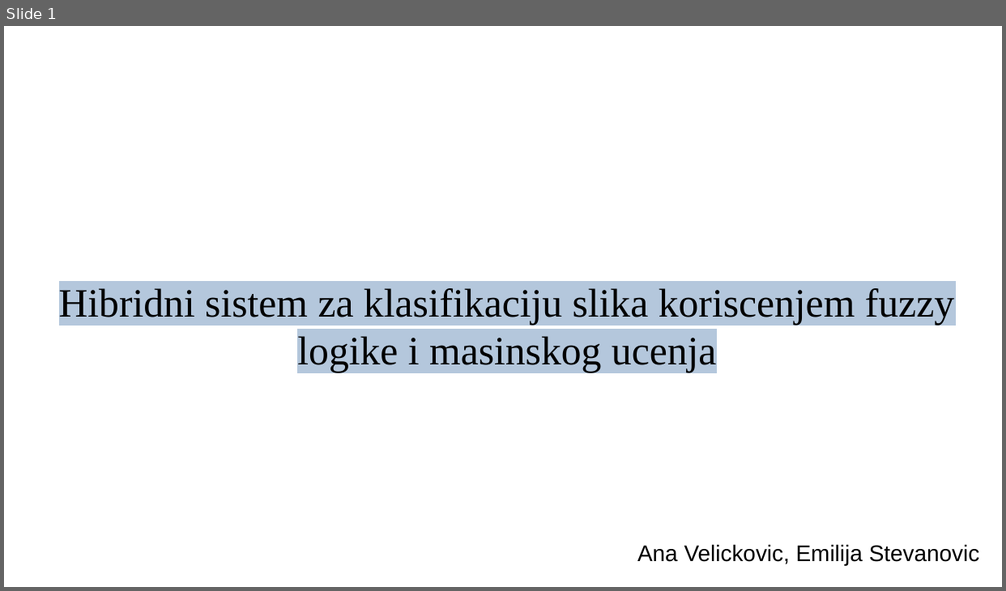
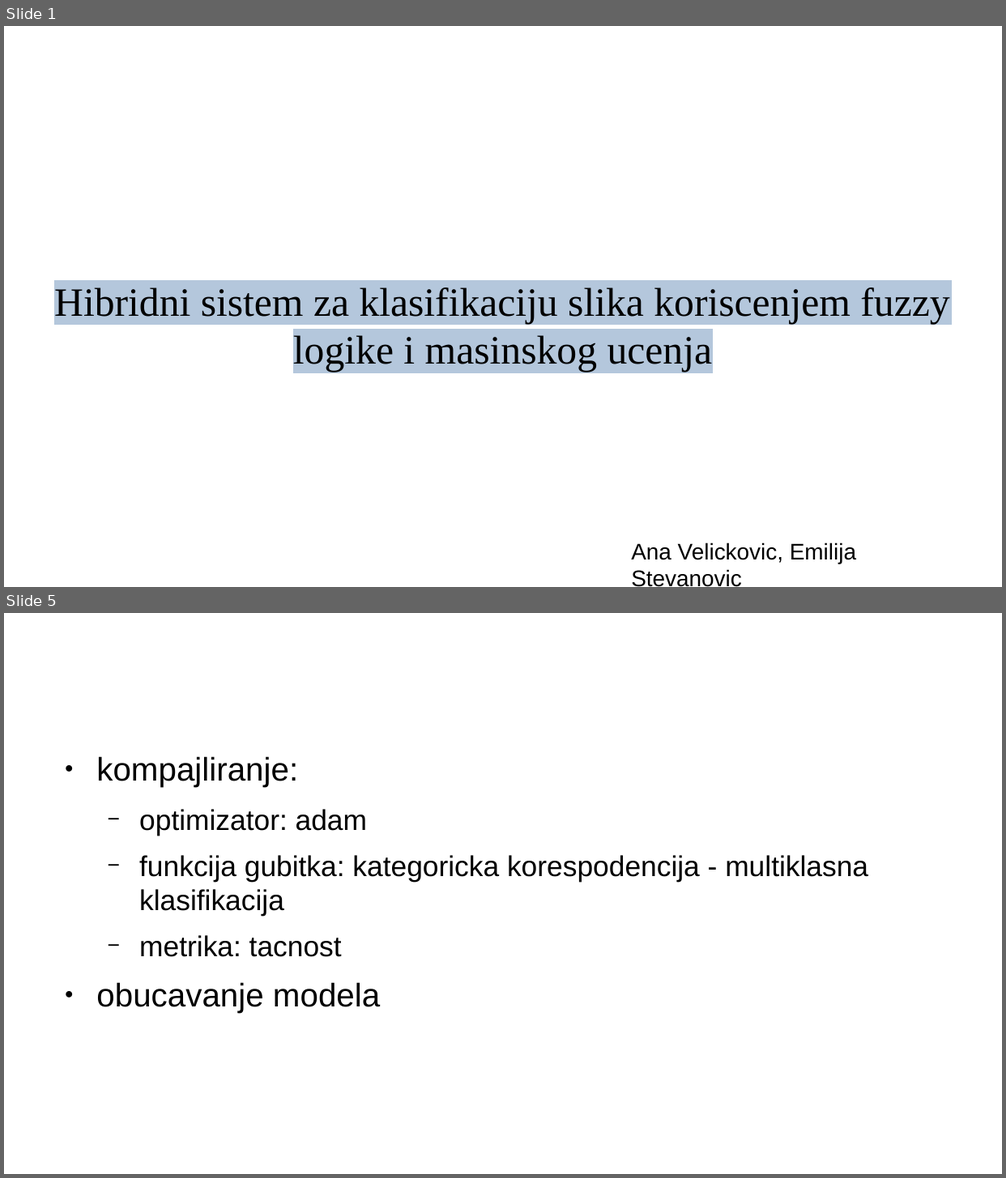
Before and after one commit to VelickovicAna/ri_projekat, a slide deck: prezentacija.odp. Shown one above the other, each under a label of ours: slide 1 before the commit, slides 1 and 5 after it; the slides between them are not shown. The pictures are 1006x591 and 1006x1178 pixels, drawn with LibreOffice and Linux fonts; fonts in the diff are those of the drawing; background and template pictures are left out. Boxes give left, top, right and bottom in pixels: in the first picture for what was removed or moved away, otherwise in the second. Text is boxed around its words. In the diff, an @@ line names an element or a change of style, - is before the commit and + after.

```diff
--- a/prezentacija.odp
+++ b/prezentacija.odp
@@ slide 5 added at <box>4,613,1002,1174</box>, background #FFFFFF @@
@@ title added at <box>53,635,749,727</box>, 35.7 pt, text #FFFFFF @@
+Duboko ucenje
@@ text added at <box>96,756,868,1013</box>, 22.8 pt, text #000000 @@
+● kompajliranje:
+  − optimizator: adam
+  − funkcija gubitka: kategoricka korespodencija - multiklasna klasifikacija
+  − metrika: tacnost
+● obucavanje modela
@@ slide 1 changed as well @@
@@ subtitle "Hibridni sistem za klasifikaciju slika ...": place and size @@
-subtitle "Hibridni sistem za klasifikaciju slika ..." at <box>59,288,954,373</box>
+subtitle "Hibridni sistem za klasifikaciju slika ..." at <box>54,288,949,373</box>
@@ text "Ana Velickovic, Emilija Stevanovic" rewrapped from <box>637,544,980,565</box> to <box>631,543,856,587</box> @@
```
Also in this commit, not shown: 7 other slides added, 13 slides removed.
